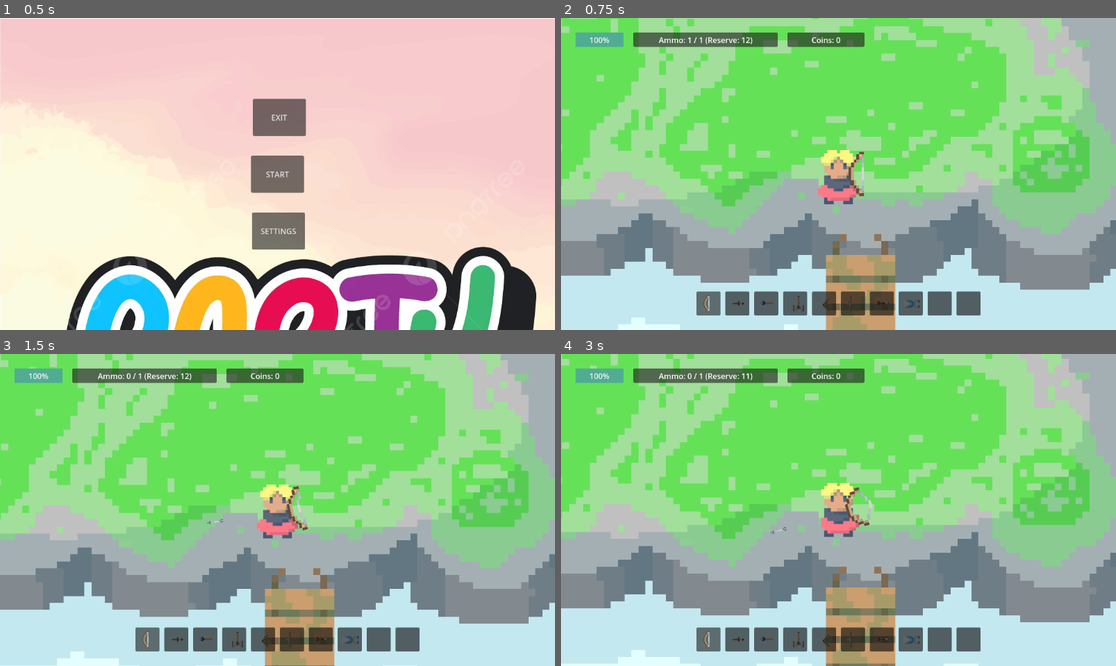
Above: before the commit, frames 1-4 (two rows, left to right).
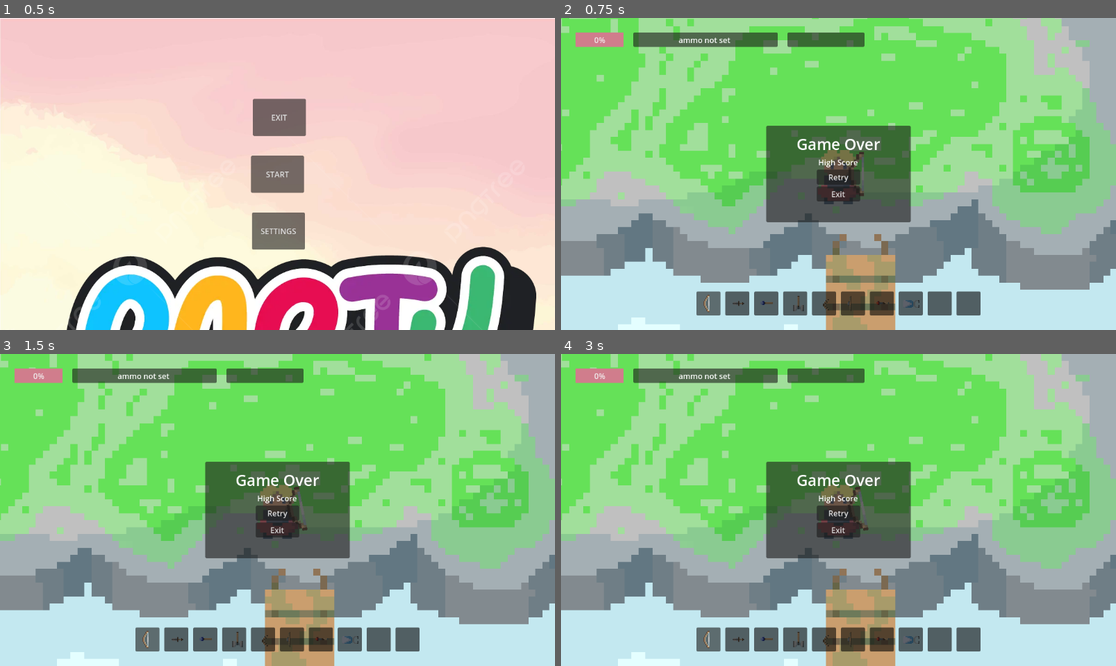
Above: after the commit, the same moments.

Repository: Kryzi/Eksamens-projekt
Game: Godot game, scene res://scenes/main_menu/main_menu.tscn
Same seed, same stepped clock (60 frames per second), same inputs: the game is played once before the commit and once after it.
Inputs (mouse positions are in pixels of both pictures, inside the frame that each line leads up to):
- Up to frame 1 (0.5 s): no input
- Up to frame 2 (0.75 s): click "START" at 0.5 s
- Up to frame 3 (1.5 s): click (277, 513) at 1.25 s, where only the run after the commit has a clickable "Retry"
- Up to frame 4 (3 s): click (838, 513) at 2 s, where only the run after the commit has a clickable "Retry"; click (838, 513) at 2.75 s, where only the run after the commit has a clickable "Retry"

Frame 1 is identical in both runs. In frame 2, 8.7% of the frame differs, in the area x 2-64%, y 4-66%; in frame 3, 10%; in frame 4, 14%, in the area x 0-100%, y 1-100%.
Error after the commit: Attempt to call function 'hide' in base 'null instance' on a null instance. (res://scripts/ui/hud.gd:37)

Commit message:
layout 1 bridge export var

Diff:
--- a/globals/player_info.gd
+++ b/globals/player_info.gd
@@ -3,7 +3,7 @@
 signal health_changed(new_health_data: Dictionary)
 signal ammo_changed(new_ammo_data: Dictionary)
 signal coin_count_changed(new_coins: int)
-signal player_died(coins_high_score: int)
+signal win_screen_reached(is_player_victorious: bool,coins_high_score: int)
 
 var current_coins: int = 0:
 	set(value):
--- a/scenes/enemies/gigaged.tscn
+++ b/scenes/enemies/gigaged.tscn
@@ -8,6 +8,7 @@
 [ext_resource type="Texture2D" uid="uid://b04a7qtw1y33o" path="res://sprites/boss/gigaged/krop_hojre/gigaged-hojre_krop_idle-2-6.png" id="3_le2fm"]
 [ext_resource type="Texture2D" uid="uid://2045p7sh5r4j" path="res://sprites/boss/gigaged/krop_hojre/gigaged-hojre_krop_idle-3-5_walk-3.png" id="4_yt77j"]
 [ext_resource type="Texture2D" uid="uid://bt44avgilu56" path="res://sprites/boss/gigaged/krop_hojre/gigaged-hojre_krop_idle-4_tramp-angreb-3.png" id="5_4vf8r"]
+[ext_resource type="PackedScene" uid="uid://ccogpqp72dena" path="res://scenes/collectables/coin.tscn" id="5_brgbh"]
 [ext_resource type="Texture2D" uid="uid://bdq245bht1rha" path="res://sprites/boss/gigaged/krop_ned/gigaged-ned_krop_idle-1_walk-1-3.png" id="6_ujo5a"]
 [ext_resource type="Texture2D" uid="uid://br3okd2b72kl3" path="res://sprites/boss/gigaged/krop_ned/gigaged-ned_krop_idle-2.png" id="7_lmbb2"]
 [ext_resource type="Texture2D" uid="uid://ck04o3s4u2bxa" path="res://sprites/boss/gigaged/krop_ned/gigaged-ned_krop_idle-3_tramp-angreb-3.png" id="8_3wr26"]
@@ -383,6 +384,7 @@
 bullet_scene = ExtResource("2_0neel")
 gigaged_lorteprojektil_texture = ExtResource("3_2k3s3")
 gigaged_jord_projektil_texture = ExtResource("3_gnejf")
+coin_scene = ExtResource("5_brgbh")
 
 [node name="Krop" type="AnimatedSprite2D" parent="."]
 scale = Vector2(8, 8)
--- a/scenes/layouts/shop/layout_1_bridge_shop.tscn
+++ b/scenes/layouts/shop/layout_1_bridge_shop.tscn
@@ -20,6 +20,10 @@
 [ext_resource type="PackedScene" uid="uid://ddfq48ogx6vhq" path="res://scenes/weapons/shield/shield.tscn" id="12_773oc"]
 [ext_resource type="Texture2D" uid="uid://t70iiylxcj63" path="res://sprites/vaaben/melee/skjold/skjold_idle.png" id="13_kgiep"]
 [ext_resource type="Script" path="res://scripts/shop/shop_item_resource.gd" id="15_6p3av"]
+[ext_resource type="PackedScene" uid="uid://c8qnpo7dkw86m" path="res://scenes/weapons/ice_cannon/ice_cannon.tscn" id="16_axvr7"]
+[ext_resource type="Texture2D" uid="uid://bim84cp6kchdj" path="res://sprites/vaaben/ranged/is_kannon/is-kannon_idle.png" id="17_m08wa"]
+[ext_resource type="PackedScene" uid="uid://556qme2y04kq" path="res://scenes/weapons/fire_staff/fire_staff.tscn" id="18_batoi"]
+[ext_resource type="Texture2D" uid="uid://bdg2ds0brm88q" path="res://sprites/vaaben/ranged/ild_stav/ild-stav_idle.png" id="19_dip50"]
 [ext_resource type="Texture2D" uid="uid://mckmd17nrgpn" path="res://sprites/omraader/omraade1/bro/bro_ned-ende.png" id="19_puqjo"]
 
 [sub_resource type="Resource" id="Resource_shqo3"]
@@ -43,6 +47,41 @@
 shop_texture = ExtResource("9_k04xp")
 scene = ExtResource("8_rmi15")
 
+[sub_resource type="Resource" id="Resource_ylcik"]
+script = ExtResource("15_6p3av")
+weapon_name = "Giant hammer"
+cost = 35
+shop_texture = ExtResource("11_fygf1")
+scene = ExtResource("10_ag2d0")
+
+[sub_resource type="Resource" id="Resource_ivt41"]
+script = ExtResource("15_6p3av")
+weapon_name = "Boomerang"
+cost = 15
+shop_texture = ExtResource("7_hrufs")
+scene = ExtResource("4_ocq2q")
+
+[sub_resource type="Resource" id="Resource_q78ws"]
+script = ExtResource("15_6p3av")
+weapon_name = "Shield"
+cost = 5
+shop_texture = ExtResource("13_kgiep")
+scene = ExtResource("12_773oc")
+
+[sub_resource type="Resource" id="Resource_d4pq8"]
+script = ExtResource("15_6p3av")
+weapon_name = "Ice cannon"
+cost = 20
+shop_texture = ExtResource("17_m08wa")
+scene = ExtResource("16_axvr7")
+
+[sub_resource type="Resource" id="Resource_83u4y"]
+script = ExtResource("15_6p3av")
+weapon_name = "Fire staff"
+cost = 10
+shop_texture = ExtResource("19_dip50")
+scene = ExtResource("18_batoi")
+
 [sub_resource type="RectangleShape2D" id="RectangleShape2D_161u1"]
 size = Vector2(120, 120)
 
@@ -50,26 +89,8 @@
 layout_mode = 3
 anchors_preset = 0
 script = ExtResource("1_u4soe")
-basic_bow_scene = ExtResource("2_jm5b7")
-basic_bow_texture = ExtResource("3_c6u3c")
-basic_bow_cost = 10
-basic_knife_scene = ExtResource("3_3n603")
-basic_knife_texture = ExtResource("5_22u78")
-basic_knife_cost = 10
-boomerang_scene = ExtResource("4_ocq2q")
-boomerang_texture = ExtResource("7_hrufs")
-boomerang_cost = 20
-water_staff_scene = ExtResource("8_rmi15")
-water_staff_texture = ExtResource("9_k04xp")
-water_staff_cost = 25
-giant_hammer_scene = ExtResource("10_ag2d0")
-giant_hammer_texture = ExtResource("11_fygf1")
-giant_hammer_cost = 35
-shield_scene = ExtResource("12_773oc")
-shield_texture = ExtResource("13_kgiep")
-shield_cost = 5
 shop_item_slot_scene = ExtResource("2_w6jpp")
-shop_item_resource_array = Array[ExtResource("15_6p3av")]([SubResource("Resource_shqo3"), SubResource("Resource_5o5c1"), SubResource("Resource_fd2le")])
+shop_item_resource_array = Array[ExtResource("15_6p3av")]([SubResource("Resource_shqo3"), SubResource("Resource_5o5c1"), SubResource("Resource_fd2le"), SubResource("Resource_ylcik"), SubResource("Resource_ivt41"), SubResource("Resource_q78ws"), SubResource("Resource_d4pq8"), SubResource("Resource_83u4y")])
 
 [node name="Jord" type="TextureRect" parent="."]
 layout_mode = 0
--- a/scenes/ui/hud.tscn
+++ b/scenes/ui/hud.tscn
@@ -216,7 +216,7 @@
 offset_bottom = 45.0
 texture = ExtResource("10_4dxx1")
 
-[node name="GameOverPanel" type="Panel" parent="Control"]
+[node name="EndScreenPanel" type="Panel" parent="Control"]
 unique_name_in_owner = true
 custom_minimum_size = Vector2(300, 200)
 layout_mode = 1
@@ -232,7 +232,7 @@
 grow_horizontal = 2
 grow_vertical = 2
 
-[node name="MarginContainer" type="MarginContainer" parent="Control/GameOverPanel"]
+[node name="MarginContainer" type="MarginContainer" parent="Control/EndScreenPanel"]
 layout_mode = 1
 anchors_preset = 15
 anchor_right = 1.0
@@ -244,35 +244,36 @@
 theme_override_constants/margin_right = 15
 theme_override_constants/margin_bottom = 15
 
-[node name="GameOverContainer" type="VBoxContainer" parent="Control/GameOverPanel/MarginContainer"]
-layout_mode = 2
-
-[node name="GameOverTextLabel" type="Label" parent="Control/GameOverPanel/MarginContainer/GameOverContainer"]
+[node name="EndScreenContainer" type="VBoxContainer" parent="Control/EndScreenPanel/MarginContainer"]
+layout_mode = 2
+
+[node name="EndScreenTextLabel" type="Label" parent="Control/EndScreenPanel/MarginContainer/EndScreenContainer"]
+unique_name_in_owner = true
 layout_mode = 2
 size_flags_horizontal = 4
 theme_override_font_sizes/font_size = 32
 text = "Game Over"
 
-[node name="HighScoreLabel" type="Label" parent="Control/GameOverPanel/MarginContainer/GameOverContainer"]
+[node name="HighScoreLabel" type="Label" parent="Control/EndScreenPanel/MarginContainer/EndScreenContainer"]
 unique_name_in_owner = true
 layout_mode = 2
 size_flags_horizontal = 4
 text = "High Score
 "
 
-[node name="QuitButton" type="Button" parent="Control/GameOverPanel/MarginContainer/GameOverContainer"]
+[node name="RetryButton" type="Button" parent="Control/EndScreenPanel/MarginContainer/EndScreenContainer"]
 process_mode = 3
 custom_minimum_size = Vector2(90, 30)
 layout_mode = 2
 size_flags_horizontal = 4
-text = "Exit"
-
-[node name="RetryButton" type="Button" parent="Control/GameOverPanel/MarginContainer/GameOverContainer"]
+text = "Retry"
+
+[node name="QuitButton" type="Button" parent="Control/EndScreenPanel/MarginContainer/EndScreenContainer"]
 process_mode = 3
 custom_minimum_size = Vector2(90, 30)
 layout_mode = 2
 size_flags_horizontal = 4
-text = "Retry"
-
-[connection signal="pressed" from="Control/GameOverPanel/MarginContainer/GameOverContainer/QuitButton" to="." method="_on_button_pressed"]
-[connection signal="pressed" from="Control/GameOverPanel/MarginContainer/GameOverContainer/RetryButton" to="." method="_on_retry_button_pressed"]
+text = "Exit"
+
+[connection signal="pressed" from="Control/EndScreenPanel/MarginContainer/EndScreenContainer/RetryButton" to="." method="_on_retry_button_pressed"]
+[connection signal="pressed" from="Control/EndScreenPanel/MarginContainer/EndScreenContainer/QuitButton" to="." method="_on_button_pressed"]
--- a/scripts/enemies/boss/gigaged.gd
+++ b/scripts/enemies/boss/gigaged.gd
@@ -14,6 +14,7 @@
 @export var trampDonwTime = 1.0
 @export var  gigaged_lorteprojektil_texture: Texture2D
 @export var gigaged_jord_projektil_texture: Texture2D
+@export var coin_scene: PackedScene
 
 func _ready() -> void:
 	set_new_target()
@@ -91,7 +92,15 @@
 		die()
 
 func die():
+	dropCoin()
+	var high_score = PlayerInfo.current_coins
+	PlayerInfo.win_screen_reached.emit(true, high_score)
 	queue_free()
+
+func dropCoin() -> void:
+	var coin_instance = coin_scene.instantiate()
+	coin_instance.global_position = global_position
+	get_tree().get_root().call_deferred("add_child", coin_instance)
 
 func skideAngreb():
 	attacking = true
--- a/scripts/main/player.gd
+++ b/scripts/main/player.gd
@@ -68,4 +68,4 @@
 
 func die():
 	var highScore = PlayerInfo.current_coins
-	PlayerInfo.player_died.emit(highScore)
+	PlayerInfo.player_won.emit(highScore)
--- a/scripts/shop/layout_1_bridge_shop.gd
+++ b/scripts/shop/layout_1_bridge_shop.gd
@@ -1,34 +1,4 @@
 extends Control
-
-@export var basic_bow_scene: PackedScene
-@export var basic_bow_texture: Texture2D
-@export var basic_bow_cost: int
-var basic_bow_name: String = "Basic bow"
-
-@export var basic_knife_scene: PackedScene
-@export var basic_knife_texture: Texture2D
-@export var basic_knife_cost: int
-var basic_knife_name: String = "Basic knife"
-
-@export var boomerang_scene: PackedScene
-@export var boomerang_texture: Texture2D
-@export var boomerang_cost: int
-var boomerang_name: String = "Boomerang"
-
-@export var water_staff_scene: PackedScene
-@export var water_staff_texture: Texture2D
-@export var water_staff_cost: int
-var water_staff_name: String = "Water staff"
-
-@export var giant_hammer_scene: PackedScene
-@export var giant_hammer_texture: Texture2D
-@export var giant_hammer_cost: int
-var giant_hammer_name: String = "Giant hammer"
-
-@export var shield_scene: PackedScene
-@export var shield_texture: Texture2D
-@export var shield_cost: int
-var shield_name: String = "Shield"
 
 @export var shop_item_slot_scene: PackedScene
 @export var number_of_shop_item_slots: int = 5
--- a/scripts/ui/hud.gd
+++ b/scripts/ui/hud.gd
@@ -38,7 +38,7 @@
 	PlayerInfo.coin_count_changed.connect(updateCoins)
 	PlayerInfo.health_changed.connect(updateHealthBar)
 	PlayerInfo.ammo_changed.connect(updateAmmo)
-	PlayerInfo.player_died.connect(gameOver)
+	PlayerInfo.player_reached_end_screen.connect(showEndScreen)
 
 	updateCoins(PlayerInfo.current_coins)
 	updateHealthBar(PlayerInfo.health_data)
@@ -65,8 +65,10 @@
 func updateCoins(newCoins: int) -> void:
 	%CoinsLabel.set_text("Coins: " + str(newCoins))
 
-func gameOver(coins_high_score: int):
-	%HighScoreLabel.set_text("High Score: " + str(coins_high_score))
+func showEndScreen(is_player_a_winner: bool, new_high_score: int):
+	var end_screen_text = "You win" if is_player_a_winner else "Game over"
+	%EndScreenTextLabel.set_text(end_screen_text)
+	%HighScoreLabel.set_text("High Score: " + str(new_high_score))
 	%GameOverPanel.show()
 	get_tree().paused = true
 
Not shown: 1 places in scenes/enemies/gigaged.tscn that only renumber resources
Not shown: 1 places in scenes/layouts/shop/layout_1_bridge_shop.tscn that only renumber resources
